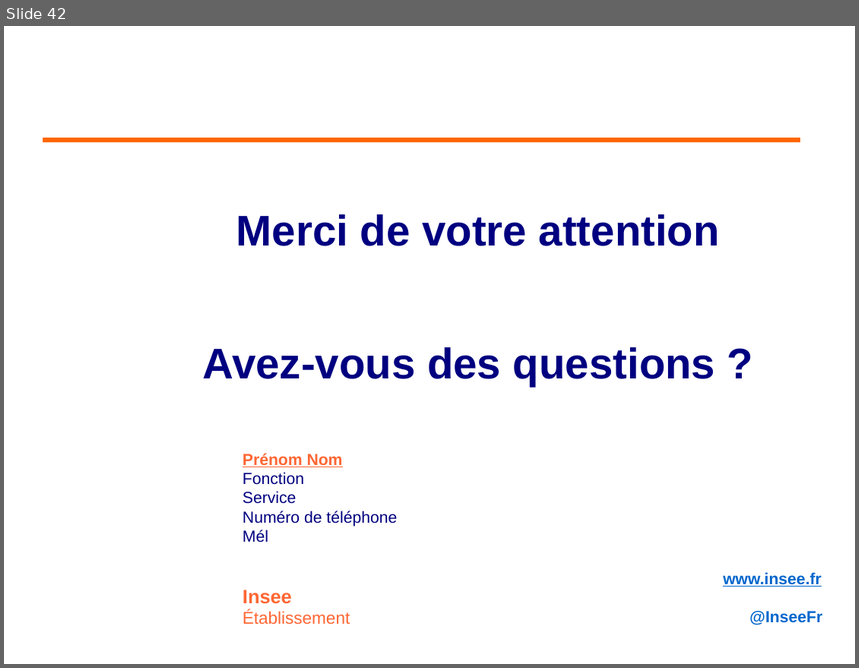
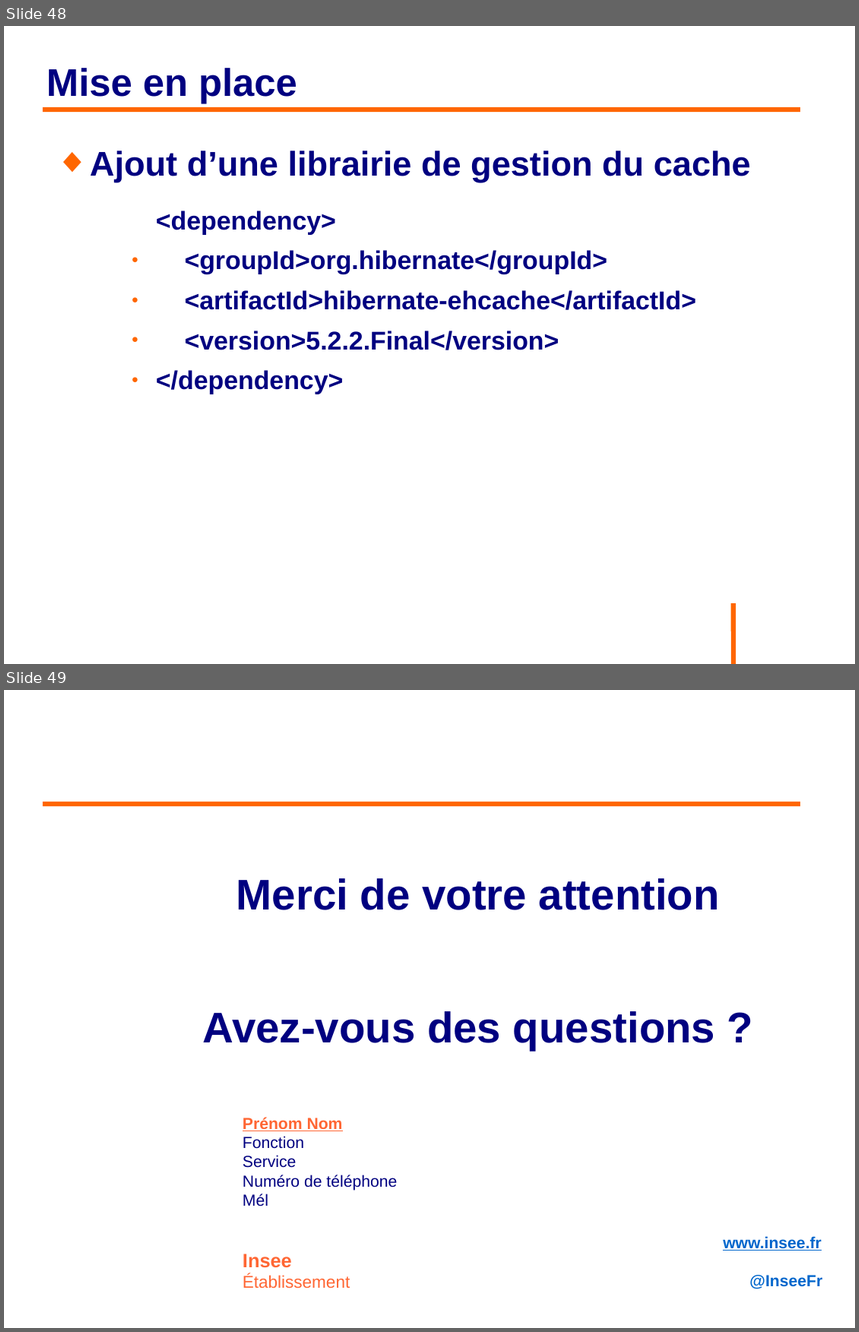
Before and after one commit to philphils/formation-hibernate-avancee, a slide deck: Documentation/diapo_formation_hibernate_avancee.odp. Shown one above the other, each under a label of ours: slide 42 before the commit, slides 48 and 49 after it. The pictures are 859x668 and 859x1332 pixels, drawn with LibreOffice and Linux fonts; fonts in the diff are those of the drawing; background and template pictures are left out. Boxes give left, top, right and bottom in pixels: in the first picture for what was removed or moved away, otherwise in the second. Text is boxed around its words. In the diff, an @@ line names an element or a change of style, - is before the commit and + after.

Commit message:
Avancement diapo 2nd level cache

```diff
--- a/Documentation/diapo_formation_hibernate_avancee.odp
+++ b/Documentation/diapo_formation_hibernate_avancee.odp
@@ slide 48 added at (x1=4, y1=26, x2=855, y2=664), background #FFFFFF @@
@@ title added at (x1=47, y1=68, x2=297, y2=104), 36 pt, text #000080, bold @@
+Mise en place
@@ line added from (43, 110) to (801, 110), #FF6600 4.54 pt @@
@@ text added at (x1=90, y1=151, x2=751, y2=395), 24 pt, text #000080, bold @@
+◆ Ajout d’une librairie de gestion du cache
+    <dependency>
+    ● <groupId>org.hibernate</groupId>
+    ● <artifactId>hibernate-ehcache</artifactId>
+    ● <version>5.2.2.Final</version>
+    ● </dependency>
@@ line added from (734, 604) to (734, 664), #FF6600 4.54 pt @@
@@ what was slide 42 is now slide 49 @@
```
Also in this commit, not shown: 6 other slides added.
